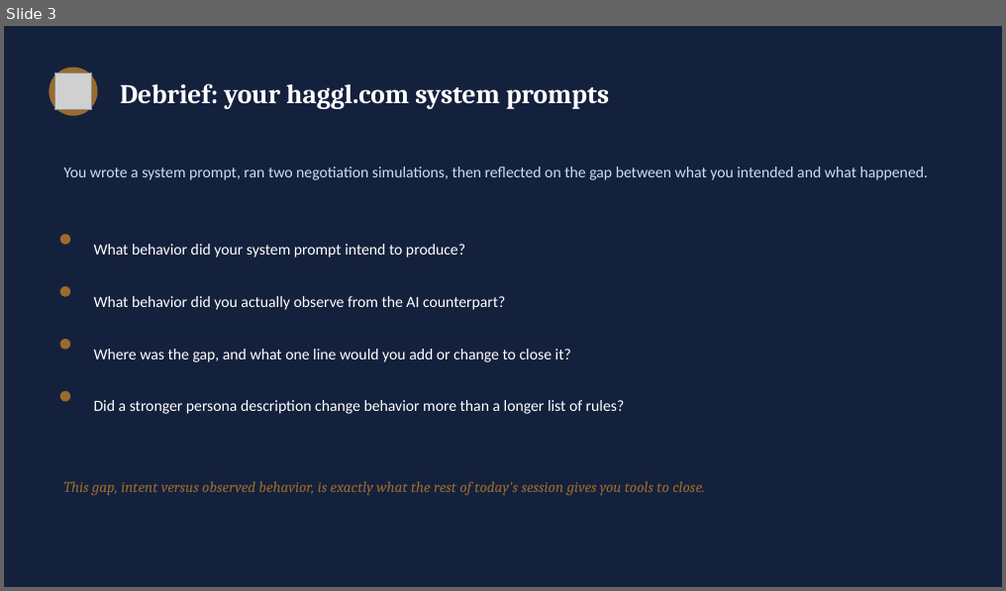
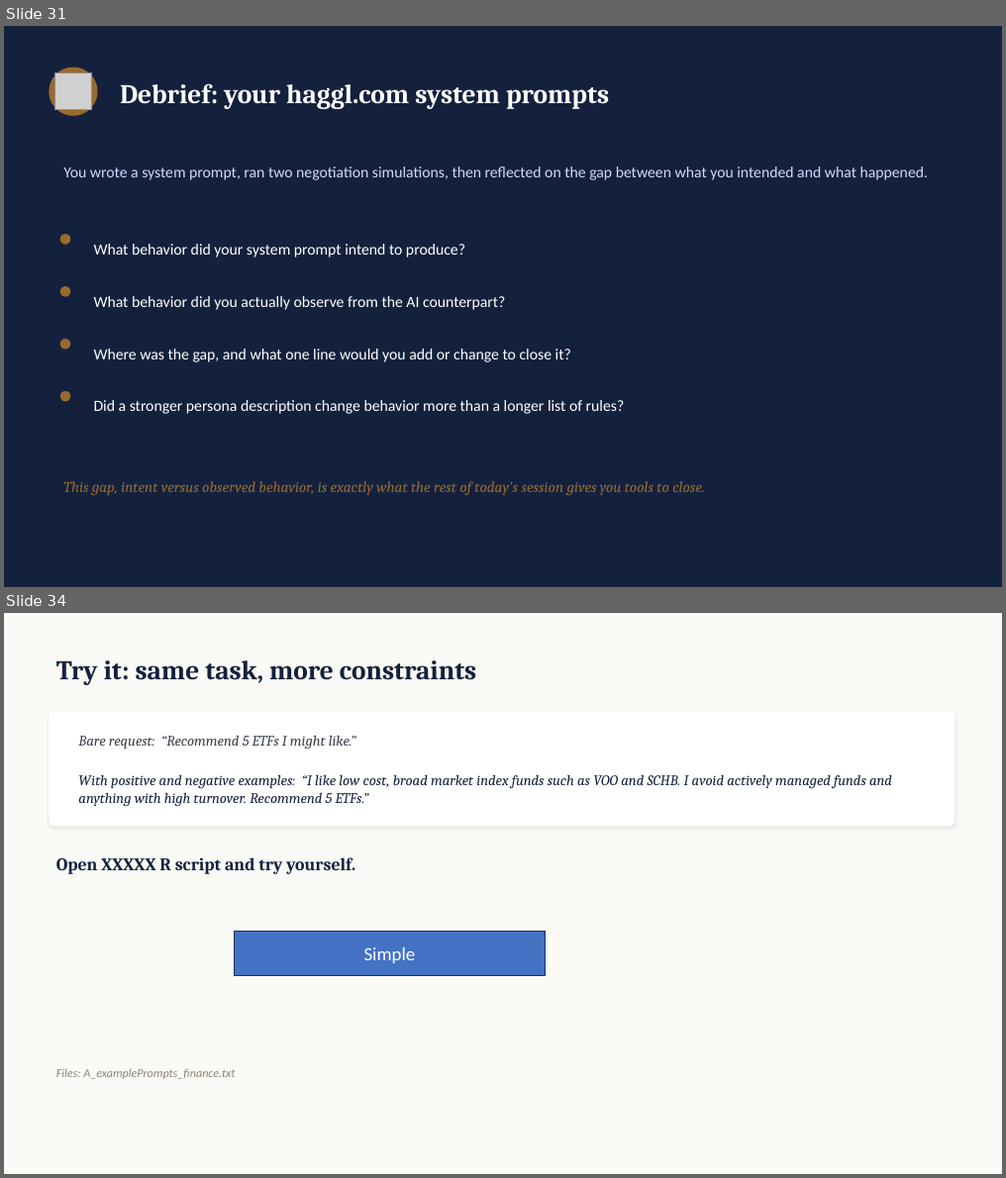
Before and after one commit to kwartler/vienna-genai-finance-course, a slide deck: lessons/day1/wip/prompt_engineering_system_prompts.pptx. Shown one above the other, each under a label of ours: slide 3 before the commit, slides 31 and 34 after it; the slides between them are not shown. The pictures are 1006x591 and 1006x1178 pixels, drawn with LibreOffice and Linux fonts; fonts in the diff are those of the drawing; grey boxes stand for pictures. Boxes give left, top, right and bottom in pixels: in the first picture for what was removed or moved away, otherwise in the second. Text is boxed around its words. In the diff, an @@ line names an element or a change of style, - is before the commit and + after.

```diff
--- a/lessons/day1/wip/prompt_engineering_system_prompts.pptx
+++ b/lessons/day1/wip/prompt_engineering_system_prompts.pptx
@@ slide 34 added at box(4, 613, 1002, 1174), background #FAFAF7 @@
@@ text added at box(56, 661, 476, 685), 26 pt, text #14213D, bold @@
+Try it: same task, more constraints
@@ rounded rectangle added at box(49, 710, 954, 827), fill #FFFFFF @@
@@ text added at box(78, 735, 356, 749), 14 pt, text #3A3F4B, italic @@
+Bare request: “Recommend 5 ETFs I might like.”
@@ text added at box(78, 774, 892, 807), 14 pt, text #14213D, italic @@
+With positive and negative examples: “I like low cost, broad market index funds such as VOO and SCHB. I avoid actively managed funds and anything with high turnover. Recommend 5 ETFs.”
@@ text added at box(56, 858, 355, 874), 17 pt, text #14213D, bold @@
+Open XXXXX R script and try yourself.
@@ rectangle added at box(235, 931, 546, 976), fill #4472C4, outline #1E3256 1 pt, 18 pt, text #FFFFFF @@
+Simple
@@ text added at box(56, 1068, 235, 1079), 11.5 pt, text #8A8577, italic @@
+Files: A_examplePrompts_finance.txt
@@ what was slide 3 is now slide 31 @@
```
Also in this commit, not shown: 4 slides changed, 30 other slides added, 33 other files.
